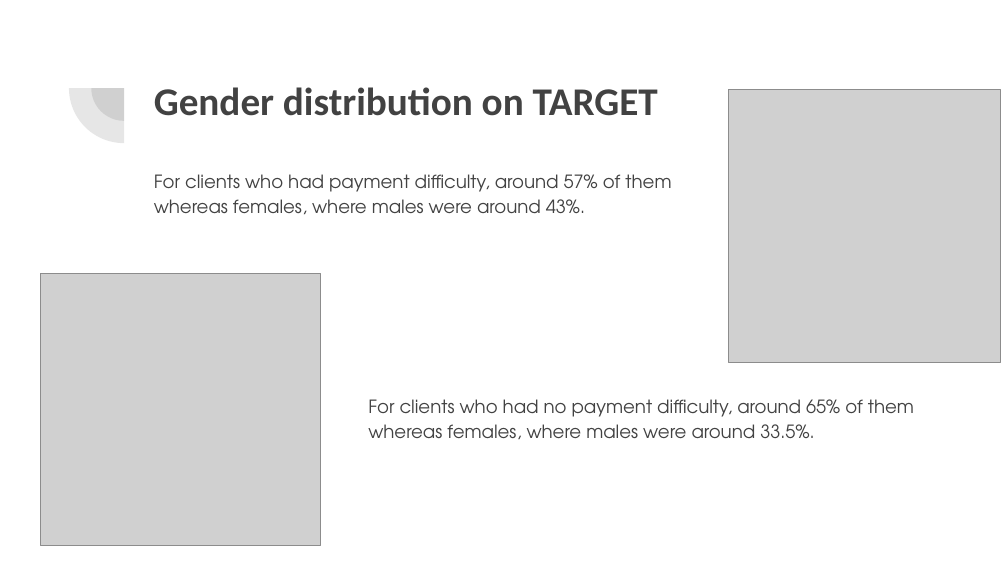
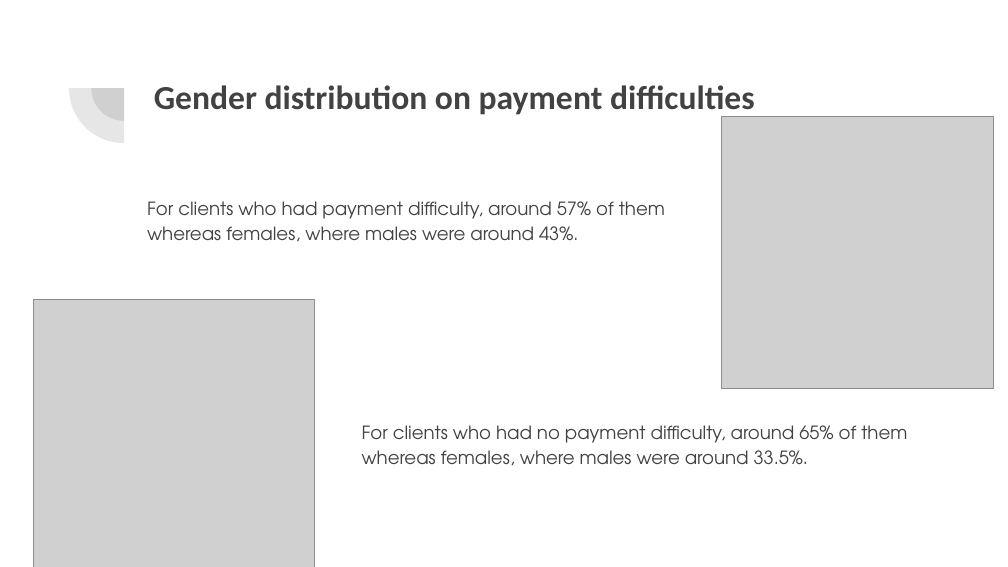
Before and after one commit to acamit/DataScience, a slide deck: slide 7 of Exploratory Data Analysis/Case Study/EDA Case Study -Bank Loan.pptx. Drawn at 1008x567 pixels with LibreOffice and Linux fonts; fonts in the diff are those of the drawing; grey boxes stand for pictures. Boxes give left, top, right and bottom in pixels: in the first picture for what was removed or moved away, otherwise in the second. Text is boxed around its words. In the diff, an @@ line names an element or a change of style, - is before the commit and + after.

```diff
--- a/Exploratory Data Analysis/Case Study/EDA Case Study -Bank Loan.pptx
+++ b/Exploratory Data Analysis/Case Study/EDA Case Study -Bank Loan.pptx
@@ title at bbox=[154, 85, 755, 118]: text changed; size 28 to 24 pt @@
-Gender distribution on TARGET
+Gender distribution on payment difficulties
@@ 2 pictures, 2 texts: place and size @@
-2 pictures, 2 texts at bbox=[40, 90, 1000, 545]
+2 pictures, 2 texts at bbox=[33, 117, 994, 567]
```
Also in this commit, not shown: 12 other slides changed, 2 slides added, 1 other file.
